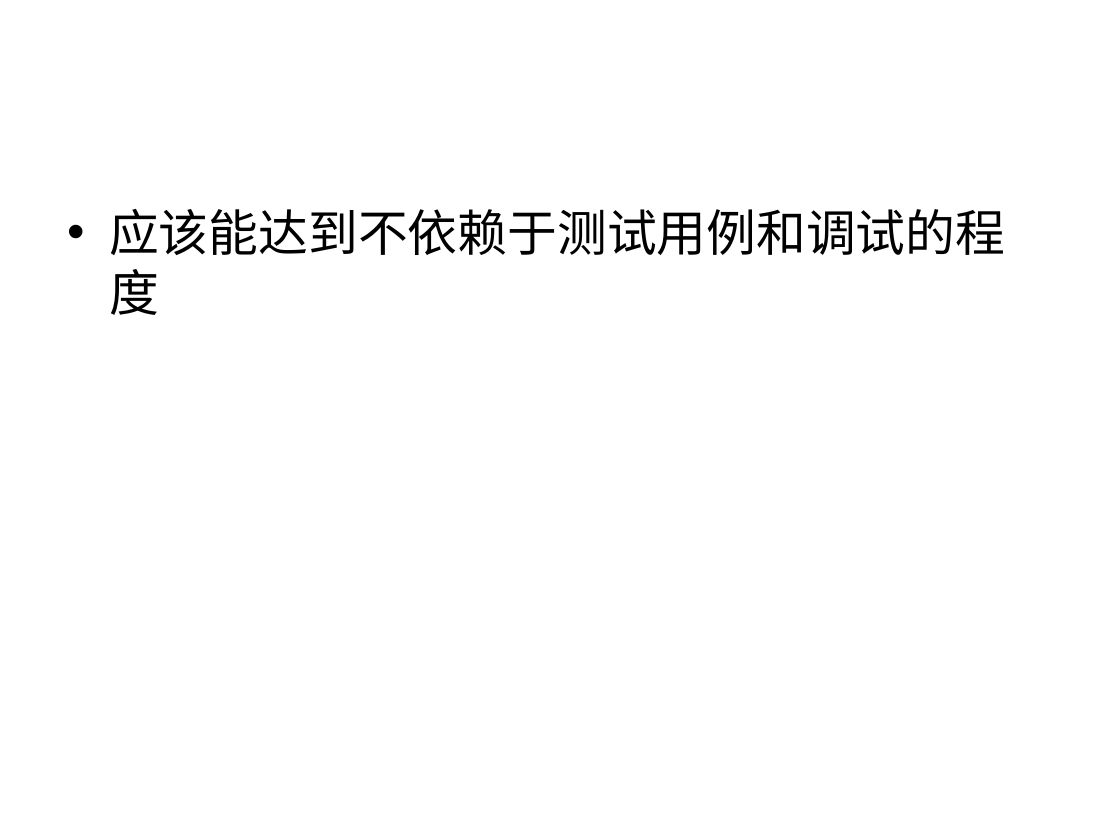
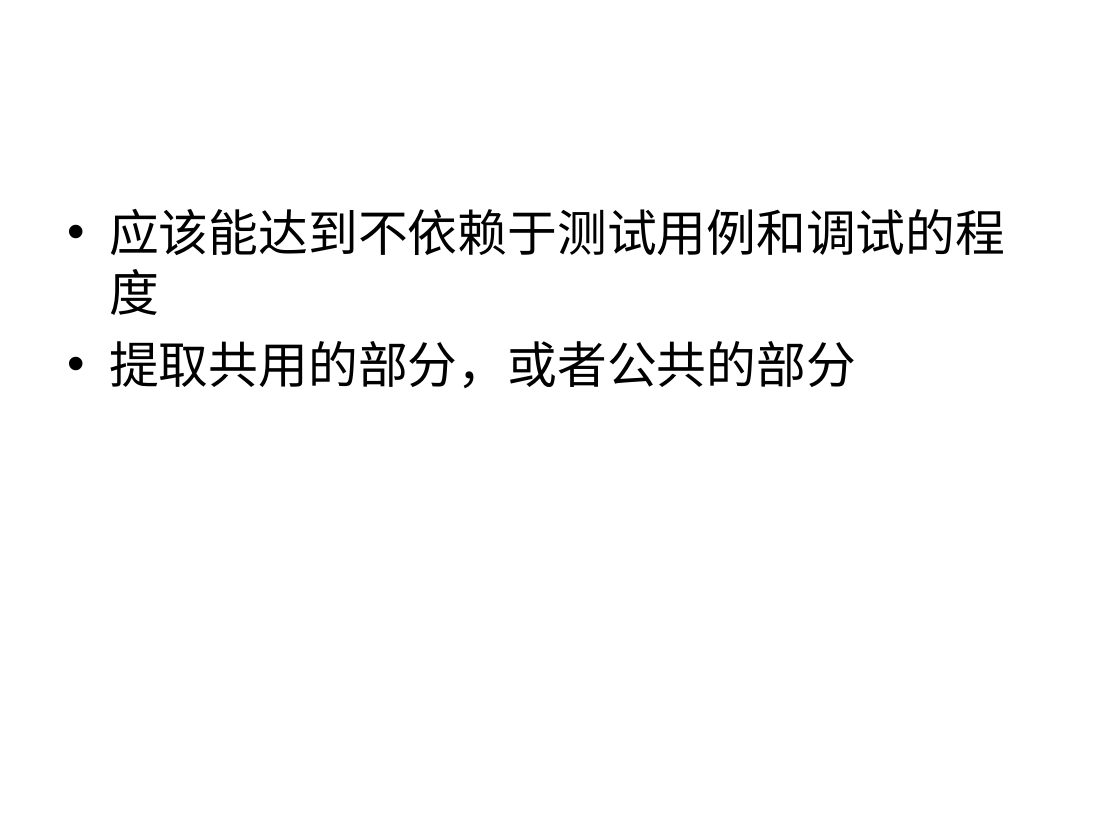
Before and after one commit to houjingbiao/leetcode, a slide deck: slide 29 of solutions/00conclusion.ppt. Drawn at 1120x840 pixels with LibreOffice and Linux fonts; fonts in the diff are those of the drawing. Boxes give left, top, right and bottom in pixels: in the first picture for what was removed or moved away, otherwise in the second. Text is boxed around its words. In the diff, an @@ line names an element or a change of style, - is before the commit and + after.

```diff
--- a/solutions/00conclusion.ppt
+++ b/solutions/00conclusion.ppt
@@ text at <box>109,341,856,388</box>: paragraph added @@
+• 提取共用的部分，或者公共的部分
```
Also in this commit, not shown: 1 other file.
